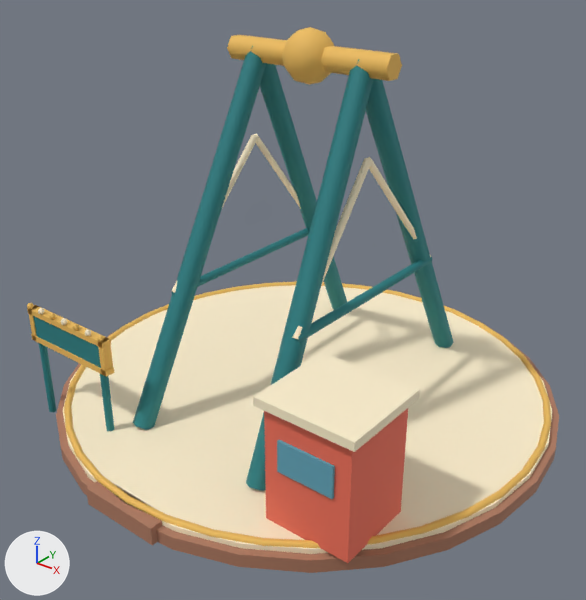
A saved change to the glTF model games/brightway-park/public/art/models/ride_ferris.glb.
Camera for both pictures: a 50 mm camera at (7.68, -10.0, 8.03) aimed at (0.12, -0.55, 2.17). The lights are fixed; the arrows at lower left show +X, +Y and +Z. The first picture is the older version. Where no turn or scale is listed for an object, it has been applied to the vertices.

The first picture shows 'ride_ferris_0', 'ride_ferris_1', 'ride_ferris_2', 'ride_ferris_3', 'ride_ferris_4', 'ride_ferris_5'.
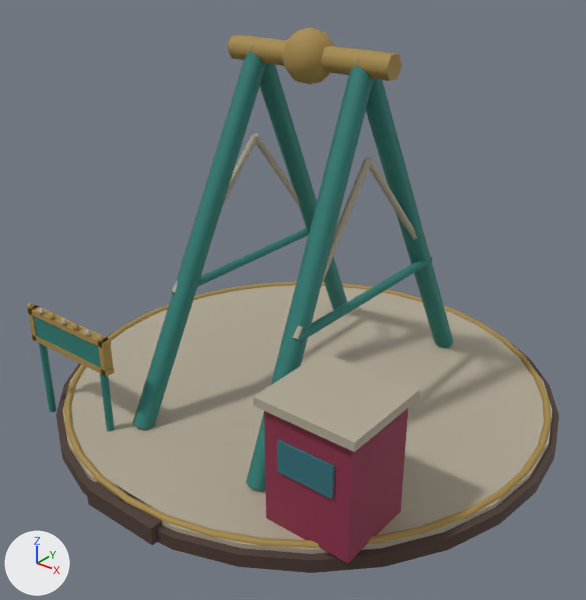
The change in detail:
Material 'Material_0' (mat_material_0) changes colour from brown #ad7960 to brown #4d3b33; in linear values from (0.418, 0.191, 0.117) to (0.0742, 0.0437, 0.0331).
Material 'Material_1' (mat_material_1) changes colour from beige #fff1cf to grey #b1a895; in linear values from (1.0, 0.88, 0.624) to (0.44, 0.392, 0.301).
Material 'Material_2' (mat_material_2) changes colour from orange #edbc5c to brown #a68a4a; in linear values from (0.847, 0.503, 0.107) to (0.381, 0.254, 0.0685).
Material 'Material_4' (mat_material_4) changes colour from red #ef7059 to red #8c2f4a; in linear values from (0.863, 0.162, 0.0999) to (0.262, 0.0284, 0.0685).
Material 'Material_5' (mat_material_5) changes colour from cyan #5fa3b8 to dark cyan #2f6f7a; in linear values from (0.114, 0.366, 0.479) to (0.0284, 0.159, 0.195).

Where the change shows, as pixel boxes [x1, y1, x2, y2] in the pictures (586 x 600 px):
'ride_ferris_1', recoloured (beige to grey): [38, 133, 552, 554] in both
'ride_ferris_2', recoloured: [27, 27, 551, 548] in both
'ride_ferris_4', recoloured (darker): [264, 408, 408, 563] in both
'ride_ferris_0', recoloured: [56, 332, 559, 573] in both
'ride_ferris_5', recoloured (cyan to dark cyan): [277, 440, 335, 499] in both
